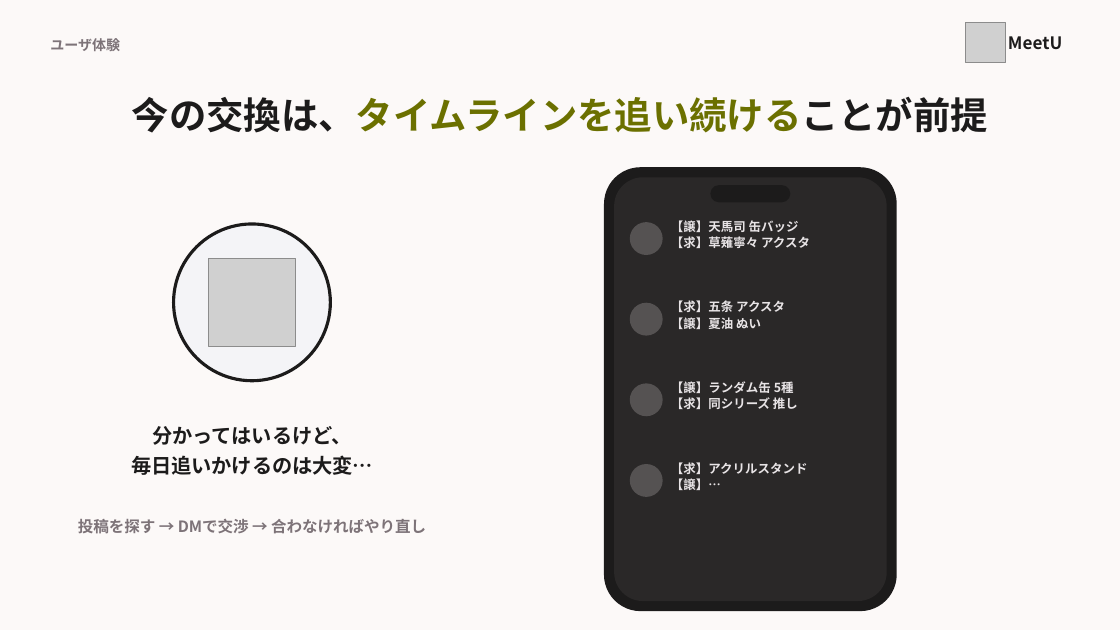
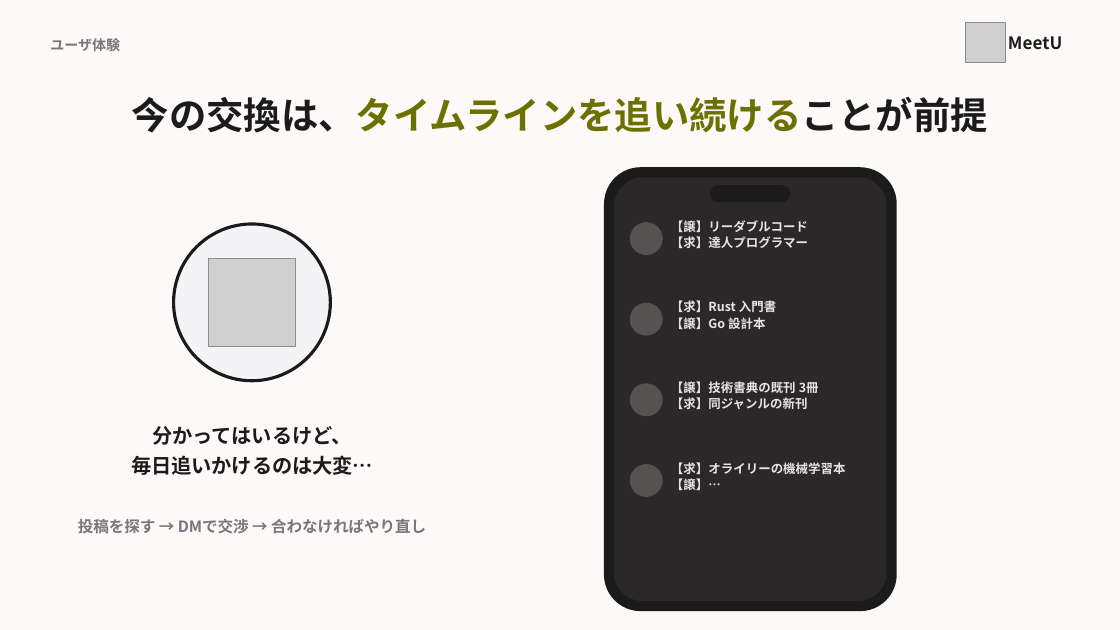
Before and after one commit to MurakamiHonami/MeetU, a slide deck: slide 8 of slide/MeetU_pitch.pptx. Drawn at 1120x630 pixels with LibreOffice and Linux fonts; fonts in the diff are those of the drawing; grey boxes stand for pictures. Boxes give left, top, right and bottom in pixels: in the first picture for what was removed or moved away, otherwise in the second. Text is boxed around its words. In the diff, an @@ line names an element or a change of style, - is before the commit and + after.

```diff
--- a/slide/MeetU_pitch.pptx
+++ b/slide/MeetU_pitch.pptx
@@ text at (x1=671, y1=220, x2=808, y2=248): text changed @@
-【譲】天馬司 缶バッジ
-【求】草薙寧々 アクスタ
+【譲】リーダブルコード
+【求】達人プログラマー
@@ text at (x1=671, y1=300, x2=776, y2=329): text changed @@
-【求】五条 アクスタ
-【譲】夏油 ぬい
+【求】Rust 入門書
+【譲】Go 設計本
@@ text at (x1=671, y1=381, x2=819, y2=409): text changed @@
-【譲】ランダム缶 5種
-【求】同シリーズ 推し
+【譲】技術書典の既刊 3冊
+【求】同ジャンルの新刊
@@ text at (x1=671, y1=462, x2=846, y2=474): text changed @@
-【求】アクリルスタンド
+【求】オライリーの機械学習本
```
Also in this commit, not shown: 13 other slides changed, 10 other files.
